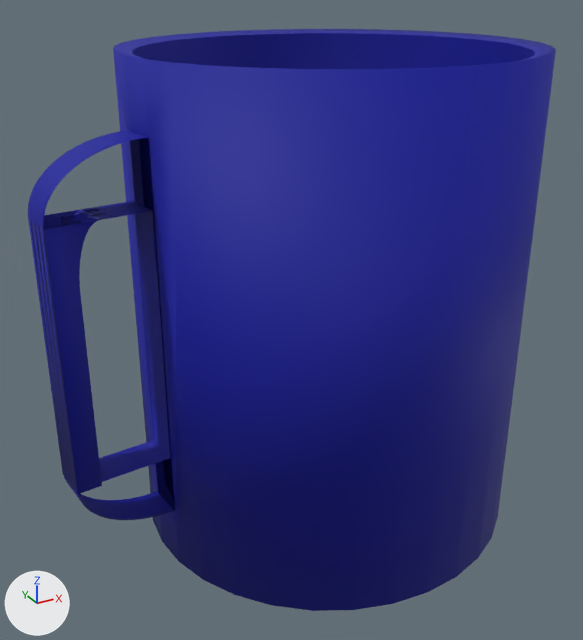
A saved change to the FBX model working/paul/Coffee/coffee.fbx.
Before and after are seen from a camera (50 mm lens) standing at (-0.42, -0.684, 0.318) and looking at (-0.05, -0.01, -0.019). Arrows for +X, +Y and +Z are at lower left; the lights stay in place. Where no turn or scale is listed for an object, it has been applied to the vertices. Vertices at the same position are counted once.

Names of what the first picture shows: 'Mug', 'Mug (Handle)', 'Mug (Interior)'.
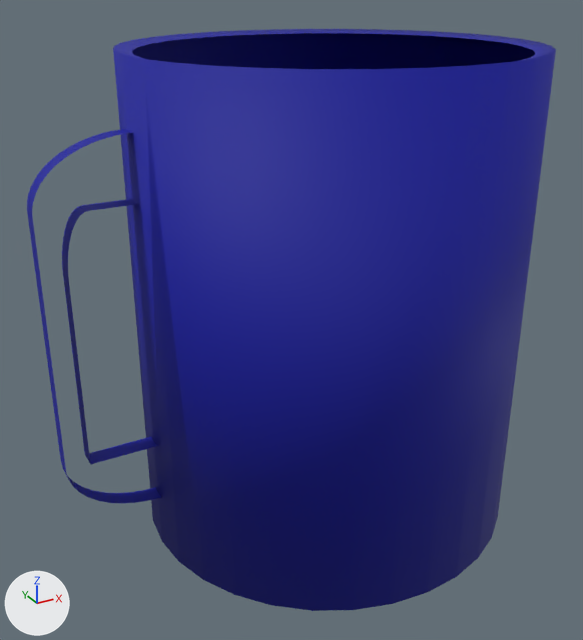
Commit message: Fixed Coffee Model

Boxes [x1, y1, x2, y2] around the edits, measured in the pictures (583 x 640 px):
'Mug (Handle)', reshaped, moved, turned: before [28, 130, 174, 520]; after [27, 129, 161, 503]
'Mug (Interior)', hidden (blue): before [132, 33, 535, 502]
part 1 of me_cylinder_002, deleted (blue): before [28, 130, 174, 520]
part 2 of me_cylinder_002, added (blue): after [27, 129, 161, 503]
part 3 of me_cylinder, cut back: [113, 51, 203, 579] in both

The change in detail:
Material 'Ceramic.001' (mat_ceramic_001) is new.
Its base color is (0.0, 0.00303, 0.322) (blue #000a9a).
Its roughness is 0.69.
me_cylinder is used by ob_mug; location (-0.001, -0.001, 0.0).
me_cylinder had 138 vertices, 80 faces and spanned x -0.203..0.203, y -0.2..0.2, z -0.25..0.25.
me_cylinder now has 98 vertices, 65 faces and spans x -0.203..0.203, y -0.2..0.2, z -0.25..0.25.
Part 3, on me_cylinder:
42 vertices are removed from x -0.203..-0.199, y -0.039..0.0, z -0.25..0.25.
21 faces are deleted.
2 vertices are added at (-0.199, 0.039, 0.172), (-0.199, -0.039, 0.172).
6 new faces join them.
me_cylinder_002 is used by ob_mug__handle; location (-0.001, 0.002, 0.0); rotation (0.0, 0.0, 1.571), in degrees (0, 0, 90).
me_cylinder_002 had 1234 vertices, 1209 faces and spanned x -0.048..0.0, y 0.199..0.297, z -0.188..0.188.
me_cylinder_002 no longer uses material mat_ceramic (blue #000a9a).
me_cylinder_002 now has 104 vertices, 52 faces and spans x -0.059..0.035, y -0.01..0.01, z -0.243..0.132.
me_cylinder_002 part 1: the loose piece of 1233 vertices spanning x -0.048..0.0, y 0.199..0.297, z -0.188..0.188 is deleted.
Part 2, on me_cylinder_002:
52 vertices are added at x -0.059..0.035, y -0.01, z -0.243..0.132.
52 new vertices lie (0.0, 0.02, 0.0) away from vertices in x -0.059..0.035, y -0.01, z -0.243..0.132.
52 new faces join them.
me_cylinder_002 now uses material mat_ceramic_001 (blue #000a9a).
Object 'Mug (Interior)' (ob_mug__interior) is now hidden.
Object 'Mug (Handle)' (ob_mug__handle) moves from (-0.001, 0.002, 0.0) to (-0.26, 0.0, 0.056).
Object 'Mug (Handle)' (ob_mug__handle) turns from (0, 0, 90) to (0, 0, -180) degrees about x, y and z.
